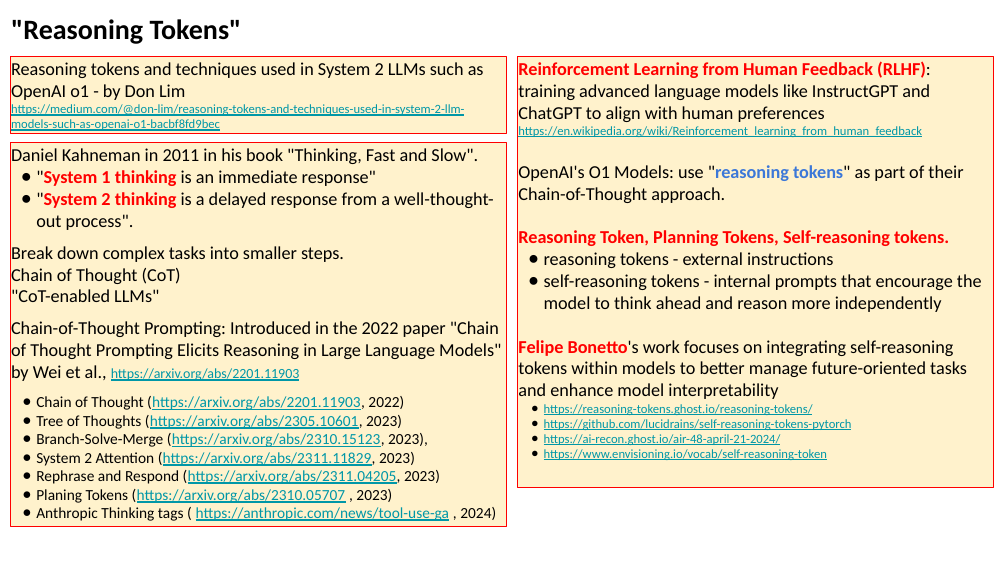
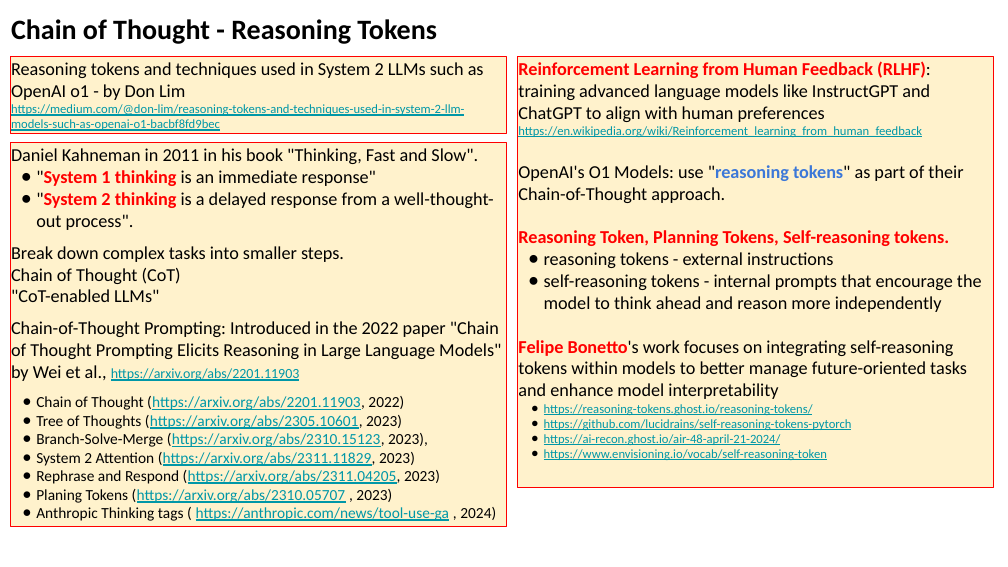
Before and after one commit to lselector/seminar, a slide deck: slide 7 of 2024/2024-09-20-AI-Updates.pptx (slide 5 before the commit). Drawn at 1008x567 pixels with LibreOffice and Linux fonts; fonts in the diff are those of the drawing. Boxes give left, top, right and bottom in pixels: in the first picture for what was removed or moved away, otherwise in the second. Text is boxed around its words. In the diff, an @@ line names an element or a change of style, - is before the commit and + after.

```diff
--- a/2024/2024-09-20-AI-Updates.pptx
+++ b/2024/2024-09-20-AI-Updates.pptx
@@ text at [11,19,437,44]: text changed @@
-"Reasoning Tokens"
+Chain of Thought - Reasoning Tokens
```
Also in this commit, not shown: 8 other slides changed, 3 slides added.
